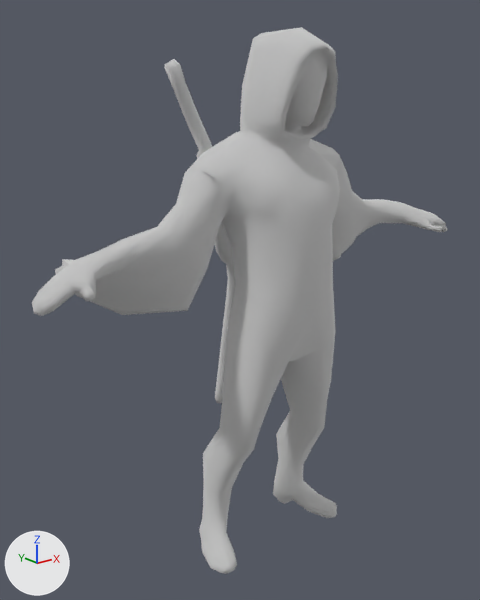
An edit to the glTF model unsoccer/client/public/assets/characters/free3d/6244727/rigged_unity.glb, drawn before and after from the same camera.
Both versions are drawn from a camera (50 mm lens) standing at (-0.749, -0.881, 0.849) and looking at (-0.023, 0.027, 0.486). Arrows for +X, +Y and +Z are at lower left; the lights stay in place. The picture after the commit comes second. Vertices at exactly the same position are counted once.

Script lines for the objects in view, before the commit:
```python
mat_retopo_neural_node_ea585f92_36cb_40eb_bd35_f5a62209ac41_materia = principled_material('Retopo_neural_node_ea585f92-36cb-40eb-bd35-f5a62209ac41_materia')
mat_retopo_neural_node_ea585f92_36cb_40eb_bd35_f5a62209ac41_materia.base_color = (0.8, 0.8, 0.8)  # white #e7e7e7
mat_retopo_neural_node_ea585f92_36cb_40eb_bd35_f5a62209ac41_materia.metallic = 1.0
mat_retopo_neural_node_ea585f92_36cb_40eb_bd35_f5a62209ac41_materia.roughness = 1.0
me_retopo_neural_node_ea585f92_36cb_40eb_bd35_f5a62209ac41 = bpy.data.meshes.new('Retopo_neural_node_ea585f92-36cb-40eb-bd35-f5a62209ac41')
me_retopo_neural_node_ea585f92_36cb_40eb_bd35_f5a62209ac41.from_pydata(...)  # 1023 vertices, 2046 faces; spans x -0.439..0.44, y -0.134..0.138, z 0.0..0.944
me_retopo_neural_node_ea585f92_36cb_40eb_bd35_f5a62209ac41.materials.append(mat_retopo_neural_node_ea585f92_36cb_40eb_bd35_f5a62209ac41_materia)  # white #e7e7e7
ob_retopo_neural_node_ea585f92_36cb_40eb_bd35_f5a62209ac41 = bpy.data.objects.new('Retopo_neural_node_ea585f92-36cb-40eb-bd35-f5a62209ac41', me_retopo_neural_node_ea585f92_36cb_40eb_bd35_f5a62209ac41)
ob_retopo_neural_node_ea585f92_36cb_40eb_bd35_f5a62209ac41.location = (0.0, 0.0, 0.0)
```
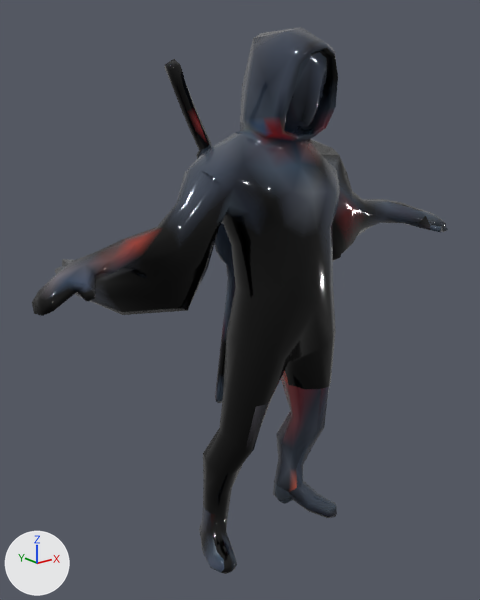
What differs and where, as boxes (x1, y1, x2, y2) in the pictures (480 x 600 px):
'Retopo_neural_node_ea585f92-36cb-40eb-bd35-f5a62209ac41', recoloured (white to black): (32, 27, 448, 574) in both

The change, as a diff of the scene's bpy script:
```diff
--- a/unsoccer/client/public/assets/characters/free3d/6244727/rigged_unity.glb.py
+++ b/unsoccer/client/public/assets/characters/free3d/6244727/rigged_unity.glb.py
@@ mat_retopo_neural_node_ea585f92_36cb_40eb_bd35_f5a62209ac41_materia @@
 n0 = _N.new('ShaderNodeBsdfPrincipled'); n0.name = 'Principled BSDF'
-n0.inputs[1].default_value = 1.0  # 'Metallic'
-n0.inputs[2].default_value = 1.0  # 'Roughness'
+n0.inputs[1].default_value = 0.209  # 'Metallic'
+n0.inputs[2].default_value = 0.0951  # 'Roughness'
 n1 = _N.new('ShaderNodeOutputMaterial'); n1.name = 'Material Output'
+n2 = _N.new('ShaderNodeVertexColor'); n2.name = 'Color Attribute'
 _L.new(n0.outputs[0], n1.inputs[0])  # 'BSDF' to 'Surface'
+_L.new(n2.outputs[0], n0.inputs[0])  # 'Color' to 'Base Color'
@@ me_retopo_neural_node_ea585f92_36cb_40eb_bd35_f5a62209ac41 @@
 me_retopo_neural_node_ea585f92_36cb_40eb_bd35_f5a62209ac41.from_pydata(...)  # 1023 vertices, 2046 faces; spans x -0.439..0.44, y -0.134..0.138, z 0.0..0.944
 # used by ob_retopo_neural_node_ea585f92_36cb_40eb_bd35_f5a62209ac41; location = (0.0, 0.0, 0.0)
+# me_retopo_neural_node_ea585f92_36cb_40eb_bd35_f5a62209ac41 part 1: vertex colours changed
 me_retopo_neural_node_ea585f92_36cb_40eb_bd35_f5a62209ac41.materials.append(mat_retopo_neural_node_ea585f92_36cb_40eb_bd35_f5a62209ac41_materia)
```
